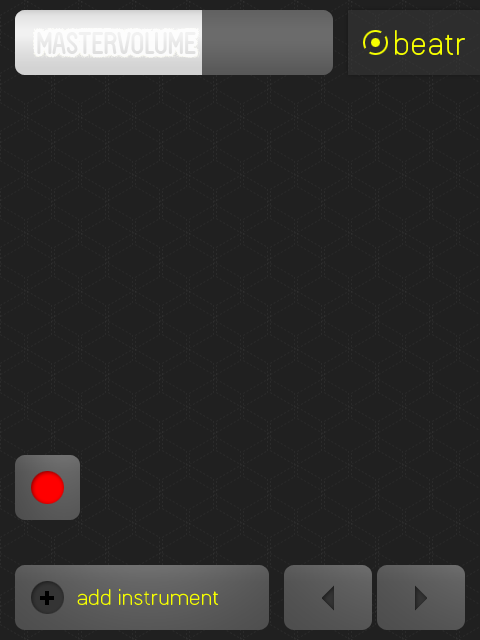
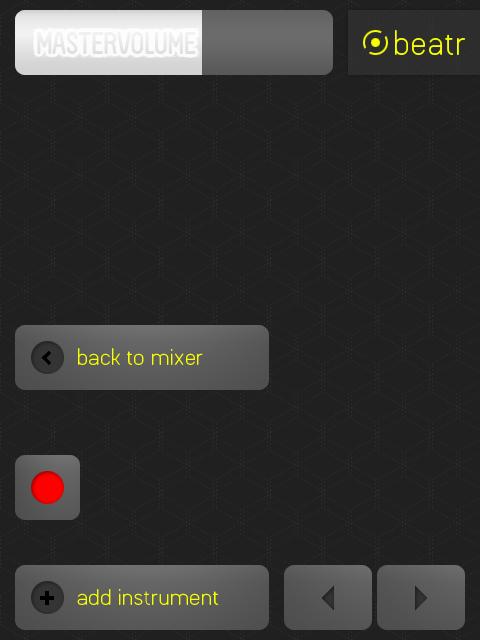
The second (480, 640) image is a revision of the first. Changes to its layers:
added group "backButton" with 6 layers above "addInstrument" over (15, 325, 269, 390)
added layer "back to mixer" in group "backButton" over (78, 348, 203, 365)
added layer "backArrow" in group "backButton" over (41, 351, 51, 365)
added layer "circle" (1st of 2, in "backButton") in group "backButton" over (31, 341, 64, 374)
added layer "Layer 2" (2nd of 3, in "backButton") in group "backButton" over (15, 325, 269, 390)
added layer "bg" (16th of 18, in "backButton") in group "backButton" over (15, 325, 269, 390)
